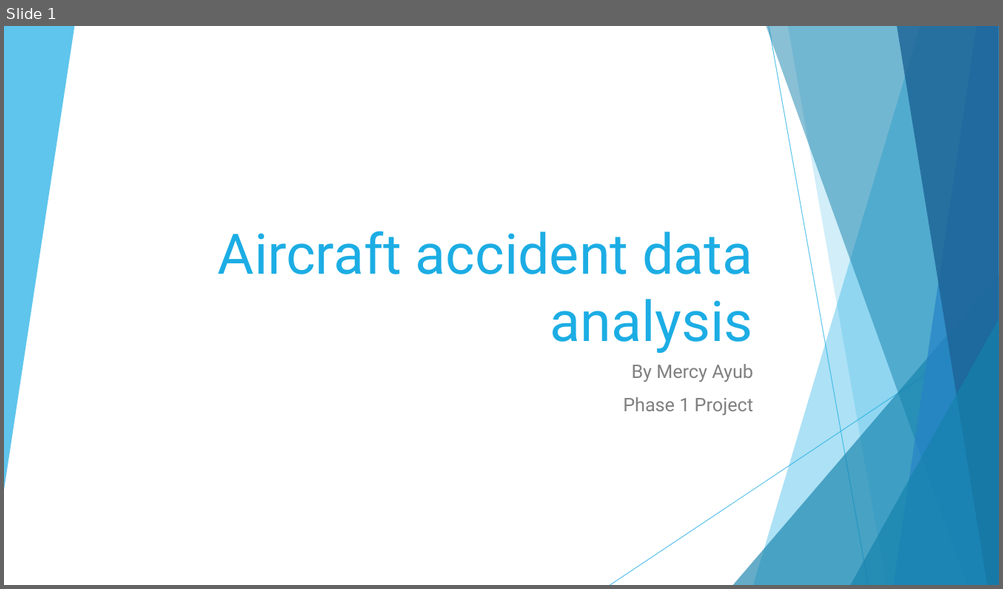
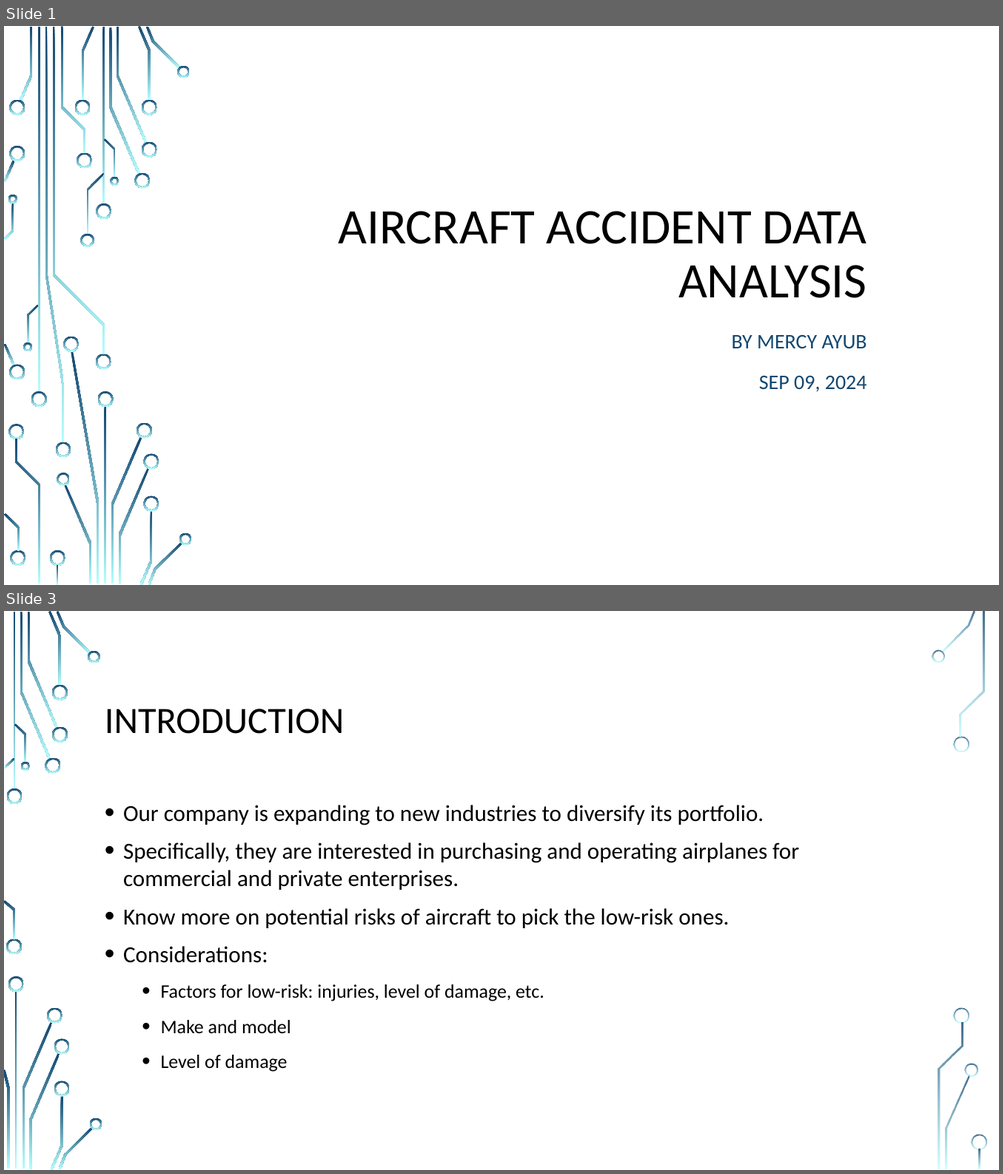
Before and after one commit to mercy-gh/Phase1Project, a slide deck: presentation.pptx. Shown one above the other, each under a label of ours: slide 1 before the commit, slides 1 and 3 after it; the slides between them are not shown. The pictures are 1003x589 and 1003x1174 pixels, drawn with LibreOffice and Linux fonts; fonts in the diff are those of the drawing; background and template pictures are left out. Boxes give left, top, right and bottom in pixels: in the first picture for what was removed or moved away, otherwise in the second. Text is boxed around its words. In the diff, an @@ line names an element or a change of style, - is before the commit and + after.

```diff
--- a/presentation.pptx
+++ b/presentation.pptx
@@ slide 3 added at bbox=[4, 611, 999, 1170], background picture (left out) @@
@@ title added at bbox=[105, 709, 344, 734], 36 pt, text #000000 @@
+INTRODUCTION
@@ text added at bbox=[123, 805, 799, 1072], 22.2 pt, text #000000 @@
+• Our company is expanding to new industries to diversify its portfolio.
+• Specifically, they are interested in purchasing and operating airplanes for commercial and private enterprises.
+• Know more on potential risks of aircraft to pick the low-risk ones.
+• Considerations:
+  • Factors for low-risk: injuries, level of damage, etc.
+  • Make and model
+  • Level of damage
@@ group added at bbox=[4, 611, 987, 1170]: 33 freeform shapes, 3 rectangles @@
@@ slide 1 changed as well @@
@@ freeform shape: place and size @@
-freeform shape at bbox=[4, 26, 74, 490]
+freeform shape at bbox=[45, 27, 65, 443]
@@ freeform shape at bbox=[45, 27, 65, 443]: fill #1CADE4 at 70% opacity to gradient #134770 to #B4FFFF @@
@@ title at bbox=[338, 211, 867, 298]: text changed; size 54 to 48 pt; font Roboto to Calibri; text colour #1CADE4 to #000000 @@
-Aircraft accident data analysis
+AIRCRAFT ACCIDENT DATA ANALYSIS
@@ subtitle at bbox=[731, 335, 867, 392]: text changed; size 18 to 20 pt; font Roboto to Calibri; text colour #808080 to #134770 @@
-By Mercy Ayub
-Phase 1 Project
+BY MERCY AYUB
+SEP 09, 2024
@@ group removed at bbox=[610, 26, 999, 585]: 5 freeform shapes, 2 lines, 2 triangles @@
@@ group added at bbox=[4, 26, 192, 585]: 49 freeform shapes, 4 rectangles @@
```
Also in this commit, not shown: 2 other slides changed, 8 other slides added, 8 slides removed, 5 other files.
